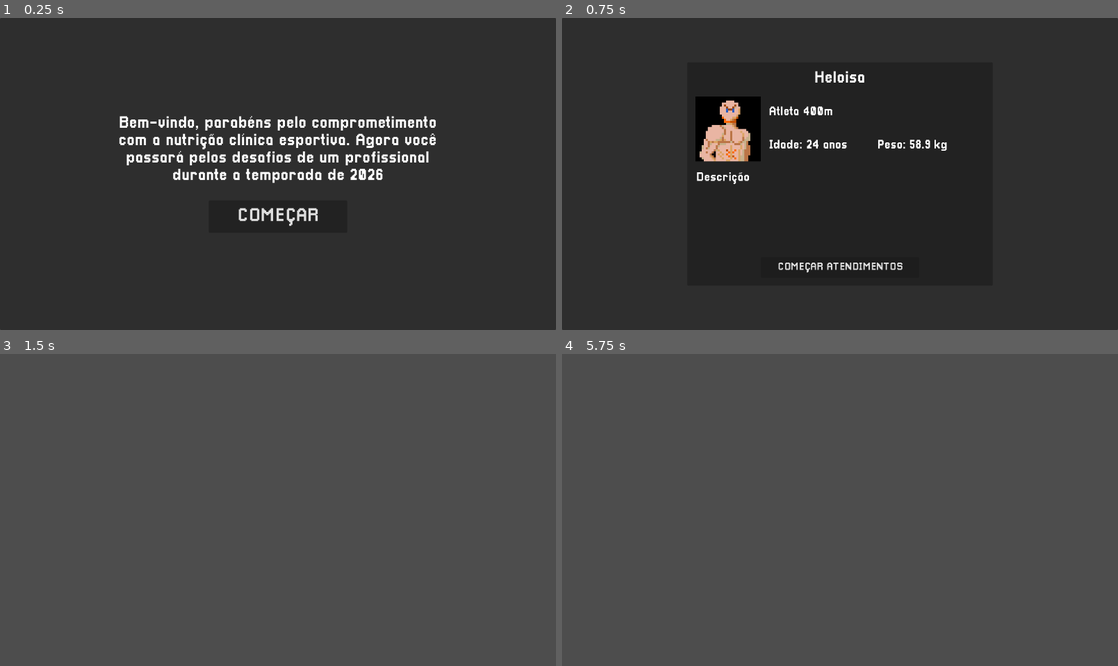
Above: before the commit, frames 1-4 (two rows, left to right).
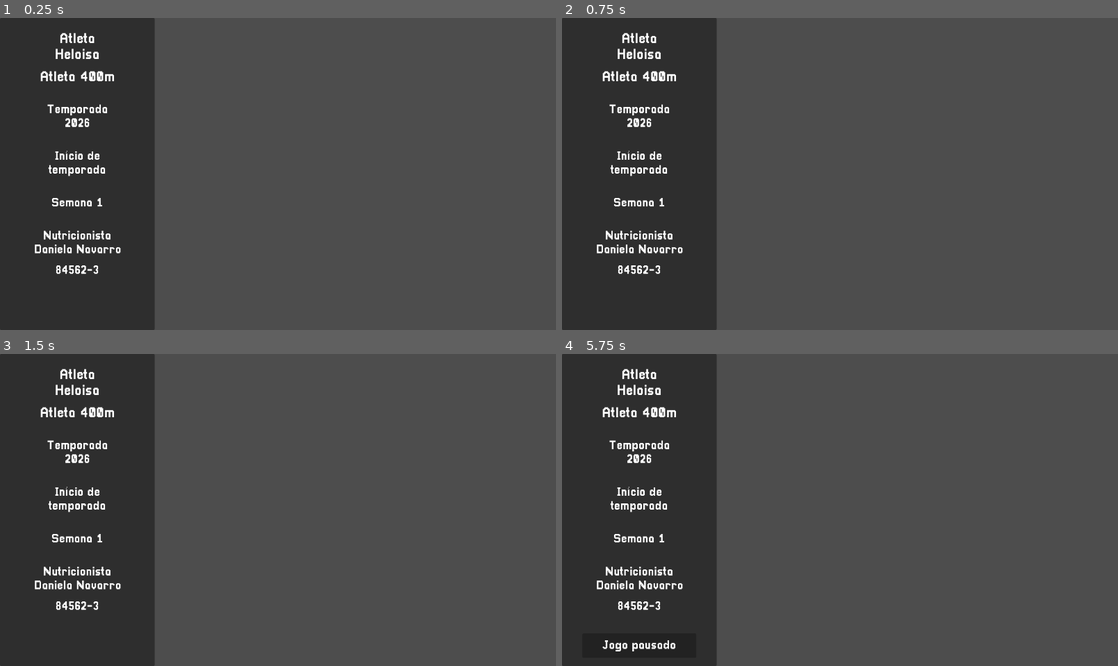
Above: after the commit, the same moments.

Repository: Deddon/simulador-de-esportistas
Game: Godot game, scene res://features/menus/main_menu/new_main_menu.tscn
The game is run twice, just before and just after one commit, with the same random seed, the same clock (stepped at 60 frames per second) and the same inputs.
Inputs (mouse positions are in pixels of both pictures, inside the frame that each line leads up to):
- Up to frame 1 (0.25 s): no input
- Up to frame 2 (0.75 s): click (840, 217) at 0.5 s, where only the run before the commit has a clickable "COMEÇAR"
- Up to frame 3 (1.5 s): click (278, 603) at 1.25 s, where only the run before the commit has a clickable "COMEÇAR ATENDIMENTOS"
- Up to frame 4 (5.75 s): tap Enter at 2, 3.5, 5 s; move the mouse to (962, 494) at 2.02 s; tap Space at 2.75, 4.25 s; move the mouse to (728, 525) at 2.77 s; move the mouse to (895, 441) at 3.52 s; move the mouse to (812, 572) at 4.27 s; move the mouse to (1006, 556) at 5.02 s; tap P (pause, bound only after the commit) at 5.65 s

The runs differ from the first frame. In frame 1, 74% of the frame differs, in the area x 6-100%, y 0-100%; in frame 2, 74%; in frame 3, 27%; in frame 4, 27%.

Commit message:
Add main menu side bar.

Diff:
--- a/features/menus/main_menu/game_watch/game_watch.gd
+++ b/features/menus/main_menu/game_watch/game_watch.gd
@@ -88,6 +88,11 @@
 	return now_simulated_seconds
 
 
+func get_now_simulated_weeks() -> float:
+	var simulated_time_since_start: float = (_ticks_since_start * simulated_time_increase_seconds)
+	return simulated_time_since_start / (7 * DAY)
+
+
 ## If no argument received, returns current simulated datetime.
 func get_simulated_datetime(input_simulated_seconds: float = -1.0) -> Dictionary:
 	if not has_date_been_set:
--- a/features/menus/main_menu/new_main_menu.gd
+++ b/features/menus/main_menu/new_main_menu.gd
@@ -1,13 +1,24 @@
+class_name MainMenu
 extends Control
 
+
+@export var skip_welcome: bool = true
+
+@export_group("Components")
+@export var side_bar: MainMenuSideBar
 
 @onready var game_watch: MainMenuGameWatch = $GameWatch
 @onready var welcome_view: MainMenuWelcomeView = $WelcomeView
 
 
 func _ready() -> void:
+	var demo_sportsman: Sportsman = preload("res://shared/resources/sportsman/heloisa_four_hundred_meters_runner.tres")
+
+	game_watch.ticked.connect(func(): game_watch.print_simulated_datetime())
 	game_watch.set_start_datetime_at_business_hour()
 	game_watch.start()
-	game_watch.ticked.connect(func(): game_watch.print_simulated_datetime())
 
-	welcome_view.show_welcome()
+	if not skip_welcome:
+		welcome_view.show_welcome(demo_sportsman)
+
+	side_bar.update(demo_sportsman)
--- a/features/menus/main_menu/new_main_menu.tscn
+++ b/features/menus/main_menu/new_main_menu.tscn
@@ -1,11 +1,12 @@
-[gd_scene load_steps=5 format=3 uid="uid://8lavtnbaoq37"]
+[gd_scene load_steps=6 format=3 uid="uid://8lavtnbaoq37"]
 
 [ext_resource type="PackedScene" uid="uid://ltyy6bdqfl" path="res://features/menus/main_menu/game_watch/game_watch.tscn" id="1_6a2ef"]
 [ext_resource type="Theme" uid="uid://b0kpgts88gl8a" path="res://shared/resources/themes/common_theme.tres" id="1_i0reu"]
 [ext_resource type="Script" uid="uid://m316if3bomld" path="res://features/menus/main_menu/new_main_menu.gd" id="1_ouw26"]
 [ext_resource type="PackedScene" uid="uid://cltr4tytr71hf" path="res://features/menus/main_menu/welcome_view/welcome_view.tscn" id="3_i8f6i"]
+[ext_resource type="PackedScene" uid="uid://jbnnednhmvd4" path="res://features/menus/main_menu/side_bar/side_bar.tscn" id="4_217j6"]
 
-[node name="NewMainMenu" type="Control"]
+[node name="NewMainMenu" type="Control" node_paths=PackedStringArray("side_bar")]
 layout_mode = 3
 anchors_preset = 15
 anchor_right = 1.0
@@ -14,8 +15,21 @@
 grow_vertical = 2
 theme = ExtResource("1_i0reu")
 script = ExtResource("1_ouw26")
+side_bar = NodePath("ViewportContainer/SideBar")
 
 [node name="GameWatch" parent="." instance=ExtResource("1_6a2ef")]
+simulated_time_increase_seconds = 86400.0
+
+[node name="ViewportContainer" type="HBoxContainer" parent="."]
+layout_mode = 1
+anchors_preset = 15
+anchor_right = 1.0
+anchor_bottom = 1.0
+grow_horizontal = 2
+grow_vertical = 2
+
+[node name="SideBar" parent="ViewportContainer" instance=ExtResource("4_217j6")]
+layout_mode = 2
 
 [node name="WelcomeView" parent="." instance=ExtResource("3_i8f6i")]
 visible = false
--- /dev/null
+++ b/features/menus/main_menu/side_bar/side_bar.gd
@@ -0,0 +1,50 @@
+class_name MainMenuSideBar
+extends Control
+
+
+@export var sportsman_name_label: Label
+@export var sportsman_current_sport_label: Label
+@export var season_era_label: Label
+@export var season_week_label: Label
+@export var nutritionist_name_label: Label
+@export var nutritionist_crn_label: Label
+@export var game_state_node: Control
+
+var _sportsman: Sportsman
+
+@onready var game_watch: MainMenuGameWatch = get_tree().get_first_node_in_group("game_watch")
+
+
+func _ready() -> void:
+	game_state_node.modulate.a = float(get_tree().paused)
+	_fill_nutritionist()
+
+	if not game_watch.has_date_been_set:
+		await game_watch.initialized
+
+	_update_season_week()
+	game_watch.ticked.connect(_update_season_week)
+
+
+func _process(_delta: float) -> void:
+	var pause_state: bool = get_tree().paused
+	game_state_node.modulate.a = float(pause_state)
+
+	if Input.is_action_just_pressed("pause"):
+		get_tree().paused = not pause_state
+
+
+func update(sportsman: Sportsman) -> void:
+	_sportsman = sportsman
+	sportsman_name_label.text = str("Atleta\n", _sportsman.name)
+	sportsman_current_sport_label.text = Constants.get_sport_name(_sportsman)
+
+
+func _fill_nutritionist() -> void:
+	nutritionist_name_label.text = "Nutricionista\nDaniela Navarro"
+	nutritionist_crn_label.text = "84562-3"
+
+
+func _update_season_week() -> void:
+	var weeks_since_start: int = int(floorf(game_watch.get_now_simulated_weeks()))
+	season_week_label.text = str("Semana ", weeks_since_start + 1)
--- /dev/null
+++ b/features/menus/main_menu/side_bar/side_bar.tscn
@@ -0,0 +1,170 @@
+[gd_scene load_steps=7 format=3 uid="uid://jbnnednhmvd4"]
+
+[ext_resource type="Theme" uid="uid://b0kpgts88gl8a" path="res://shared/resources/themes/common_theme.tres" id="1_8nh8g"]
+[ext_resource type="Script" uid="uid://o27kqfwgji5i" path="res://features/menus/main_menu/side_bar/side_bar.gd" id="2_x375n"]
+
+[sub_resource type="LabelSettings" id="LabelSettings_ybklt"]
+font_size = 35
+
+[sub_resource type="LabelSettings" id="LabelSettings_go4gj"]
+font_size = 35
+
+[sub_resource type="LabelSettings" id="LabelSettings_x375n"]
+font_size = 30
+
+[sub_resource type="LabelSettings" id="LabelSettings_ntosp"]
+font_size = 30
+
+[node name="SideBar" type="Control" node_paths=PackedStringArray("sportsman_name_label", "sportsman_current_sport_label", "season_era_label", "season_week_label", "nutritionist_name_label", "nutritionist_crn_label", "game_state_node")]
+process_mode = 3
+custom_minimum_size = Vector2(380, 0)
+layout_mode = 3
+anchors_preset = 9
+anchor_bottom = 1.0
+grow_vertical = 2
+theme = ExtResource("1_8nh8g")
+script = ExtResource("2_x375n")
+sportsman_name_label = NodePath("MarginContainer/BackgroundPanel/MainContainer/SportsmanInfo/VBoxContainer/Name&Sport/CenterContainer/VBoxContainer/Name")
+sportsman_current_sport_label = NodePath("MarginContainer/BackgroundPanel/MainContainer/SportsmanInfo/VBoxContainer/Name&Sport/CenterContainer/VBoxContainer/MarginContainer/CurrentSport")
+season_era_label = NodePath("MarginContainer/BackgroundPanel/MainContainer/SportsmanInfo/VBoxContainer/SeasonInfo/VBoxContainer/SeasonEra")
+season_week_label = NodePath("MarginContainer/BackgroundPanel/MainContainer/SportsmanInfo/VBoxContainer/SeasonInfo/VBoxContainer/SeasonWeek")
+nutritionist_name_label = NodePath("MarginContainer/BackgroundPanel/MainContainer/NutritionistInfo/VBoxContainer/NutriotinistName")
+nutritionist_crn_label = NodePath("MarginContainer/BackgroundPanel/MainContainer/NutritionistInfo/VBoxContainer/NutritionistCRN")
+game_state_node = NodePath("MarginContainer/BackgroundPanel/MainContainer/GameState/CenterContainer/Panel")
+
+[node name="MarginContainer" type="MarginContainer" parent="."]
+layout_mode = 1
+anchors_preset = 15
+anchor_right = 1.0
+anchor_bottom = 1.0
+grow_horizontal = 2
+grow_vertical = 2
+
+[node name="BackgroundPanel" type="Panel" parent="MarginContainer"]
+layout_mode = 2
+
+[node name="MainContainer" type="VBoxContainer" parent="MarginContainer/BackgroundPanel"]
+layout_mode = 1
+anchors_preset = 15
+anchor_right = 1.0
+anchor_bottom = 1.0
+grow_horizontal = 2
+grow_vertical = 2
+theme_override_constants/separation = 30
+
+[node name="SportsmanInfo" type="MarginContainer" parent="MarginContainer/BackgroundPanel/MainContainer"]
+layout_mode = 2
+size_flags_vertical = 3
+
+[node name="VBoxContainer" type="VBoxContainer" parent="MarginContainer/BackgroundPanel/MainContainer/SportsmanInfo"]
+layout_mode = 2
+size_flags_vertical = 3
+theme_override_constants/separation = 40
+
+[node name="Name&Sport" type="MarginContainer" parent="MarginContainer/BackgroundPanel/MainContainer/SportsmanInfo/VBoxContainer"]
+layout_mode = 2
+size_flags_vertical = 3
+theme_override_constants/margin_top = 30
+
+[node name="CenterContainer" type="CenterContainer" parent="MarginContainer/BackgroundPanel/MainContainer/SportsmanInfo/VBoxContainer/Name&Sport"]
+layout_mode = 2
+
+[node name="VBoxContainer" type="VBoxContainer" parent="MarginContainer/BackgroundPanel/MainContainer/SportsmanInfo/VBoxContainer/Name&Sport/CenterContainer"]
+layout_mode = 2
+
+[node name="Name" type="Label" parent="MarginContainer/BackgroundPanel/MainContainer/SportsmanInfo/VBoxContainer/Name&Sport/CenterContainer/VBoxContainer"]
+layout_mode = 2
+text = "Atleta
+placeholder_name"
+label_settings = SubResource("LabelSettings_ybklt")
+horizontal_alignment = 1
+
+[node name="MarginContainer" type="MarginContainer" parent="MarginContainer/BackgroundPanel/MainContainer/SportsmanInfo/VBoxContainer/Name&Sport/CenterContainer/VBoxContainer"]
+layout_mode = 2
+theme_override_constants/margin_top = 15
+
+[node name="CurrentSport" type="Label" parent="MarginContainer/BackgroundPanel/MainContainer/SportsmanInfo/VBoxContainer/Name&Sport/CenterContainer/VBoxContainer/MarginContainer"]
+layout_mode = 2
+text = "current_sport"
+label_settings = SubResource("LabelSettings_go4gj")
+horizontal_alignment = 1
+
+[node name="SeasonInfo" type="MarginContainer" parent="MarginContainer/BackgroundPanel/MainContainer/SportsmanInfo/VBoxContainer"]
+layout_mode = 2
+size_flags_vertical = 3
+
+[node name="VBoxContainer" type="VBoxContainer" parent="MarginContainer/BackgroundPanel/MainContainer/SportsmanInfo/VBoxContainer/SeasonInfo"]
+layout_mode = 2
+theme_override_constants/separation = 50
+
+[node name="SeasonYear" type="Label" parent="MarginContainer/BackgroundPanel/MainContainer/SportsmanInfo/VBoxContainer/SeasonInfo/VBoxContainer"]
+layout_mode = 2
+text = "Temporada
+2026"
+label_settings = SubResource("LabelSettings_x375n")
+horizontal_alignment = 1
+
+[node name="SeasonEra" type="Label" parent="MarginContainer/BackgroundPanel/MainContainer/SportsmanInfo/VBoxContainer/SeasonInfo/VBoxContainer"]
+layout_mode = 2
+text = "Início de
+temporada"
+label_settings = SubResource("LabelSettings_x375n")
+horizontal_alignment = 1
+
+[node name="SeasonWeek" type="Label" parent="MarginContainer/BackgroundPanel/MainContainer/SportsmanInfo/VBoxContainer/SeasonInfo/VBoxContainer"]
+layout_mode = 2
+text = "Semana 1"
+label_settings = SubResource("LabelSettings_x375n")
+horizontal_alignment = 1
+
+[node name="NutritionistInfo" type="MarginContainer" parent="MarginContainer/BackgroundPanel/MainContainer"]
+layout_mode = 2
+theme_override_constants/margin_top = 20
+theme_override_constants/margin_bottom = 20
+
+[node name="VBoxContainer" type="VBoxContainer" parent="MarginContainer/BackgroundPanel/MainContainer/NutritionistInfo"]
+layout_mode = 2
+theme_override_constants/separation = 20
+
+[node name="NutriotinistName" type="Label" parent="MarginContainer/BackgroundPanel/MainContainer/NutritionistInfo/VBoxContainer"]
+layout_mode = 2
+size_flags_vertical = 6
+text = "Nutricionista
+Daniela Navarro"
+label_settings = SubResource("LabelSettings_ntosp")
+horizontal_alignment = 1
+
+[node name="NutritionistCRN" type="Label" parent="MarginContainer/BackgroundPanel/MainContainer/NutritionistInfo/VBoxContainer"]
+layout_mode = 2
+size_flags_vertical = 6
+text = "CRN: 12345-3"
+label_settings = SubResource("LabelSettings_ntosp")
+horizontal_alignment = 1
+
+[node name="GameState" type="MarginContainer" parent="MarginContainer/BackgroundPanel/MainContainer"]
+layout_mode = 2
+theme_override_constants/margin_bottom = 20
+
+[node name="CenterContainer" type="CenterContainer" parent="MarginContainer/BackgroundPanel/MainContainer/GameState"]
+layout_mode = 2
+
+[node name="Panel" type="Panel" parent="MarginContainer/BackgroundPanel/MainContainer/GameState/CenterContainer"]
+custom_minimum_size = Vector2(280, 60)
+layout_mode = 2
+
+[node name="GameState" type="Label" parent="MarginContainer/BackgroundPanel/MainContainer/GameState/CenterContainer/Panel"]
+layout_mode = 1
+anchors_preset = 8
+anchor_left = 0.5
+anchor_top = 0.5
+anchor_right = 0.5
+anchor_bottom = 0.5
+offset_left = -190.0
+offset_top = -15.5
+offset_right = 190.0
+offset_bottom = 15.5
+grow_horizontal = 2
+grow_vertical = 2
+text = "Jogo pausado"
+label_settings = SubResource("LabelSettings_ntosp")
+horizontal_alignment = 1
--- a/features/menus/main_menu/welcome_view/welcome_view.gd
+++ b/features/menus/main_menu/welcome_view/welcome_view.gd
@@ -6,25 +6,30 @@
 @export var start_button: Button
 @export var introduction_view: SportsmanIntroductionView
 
+var _sportsman: Sportsman
+
 
 func _ready() -> void:
 	hide()
 	start_button.pressed.connect(_show_sportsman_introduction)
 
 
-func show_welcome() -> void:
+func show_welcome(selected_sportsman: Sportsman) -> void:
 	get_tree().paused = true
 	introduction_view.hide()
 	welcome_container.show()
 	show()
 
+	_sportsman = selected_sportsman
+
 
 func _show_sportsman_introduction() -> void:
 	welcome_container.hide()
 
-	print_debug("Loading default sportsman.")
-	var s: Sportsman = preload("res://shared/resources/sportsman/heloisa_four_hundred_meters_runner.tres")
-	introduction_view.update_and_show(s)
+	#print_debug("Loading default sportsman.")
+	#var s: Sportsman = preload("res://shared/resources/sportsman/heloisa_four_hundred_meters_runner.tres")
+	introduction_view.update_and_show(_sportsman)
 
 	await introduction_view.dismissed
+	get_tree().paused = false
 	hide()
--- a/project.godot
+++ b/project.godot
@@ -34,6 +34,14 @@
 "res://tests/": "blue"
 }
 
+[input]
+
+pause={
+"deadzone": 0.2,
+"events": [Object(InputEventKey,"resource_local_to_scene":false,"resource_name":"","device":-1,"window_id":0,"alt_pressed":false,"shift_pressed":false,"ctrl_pressed":false,"meta_pressed":false,"pressed":false,"keycode":0,"physical_keycode":80,"key_label":0,"unicode":112,"location":0,"echo":false,"script":null)
+]
+}
+
 [rendering]
 
 textures/canvas_textures/default_texture_filter=0
Not shown, added: features/menus/main_menu/side_bar/side_bar.gd.uid
